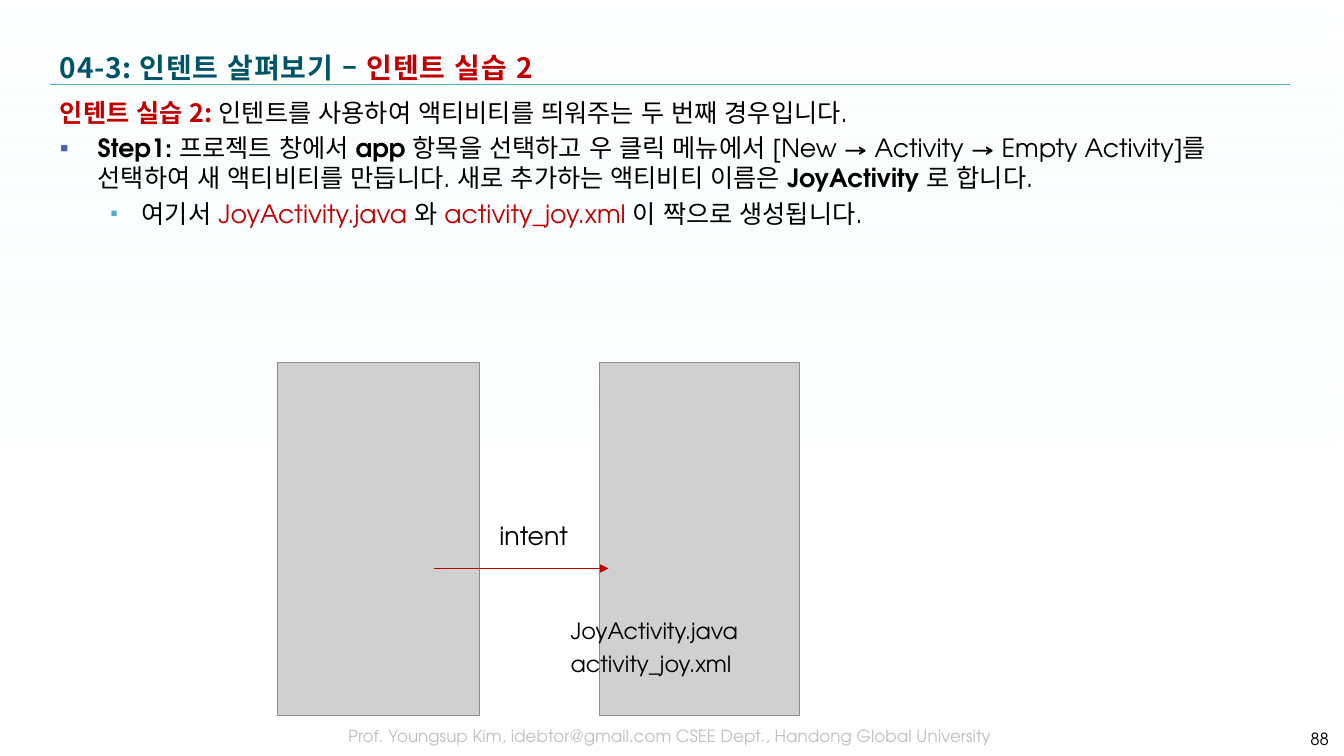
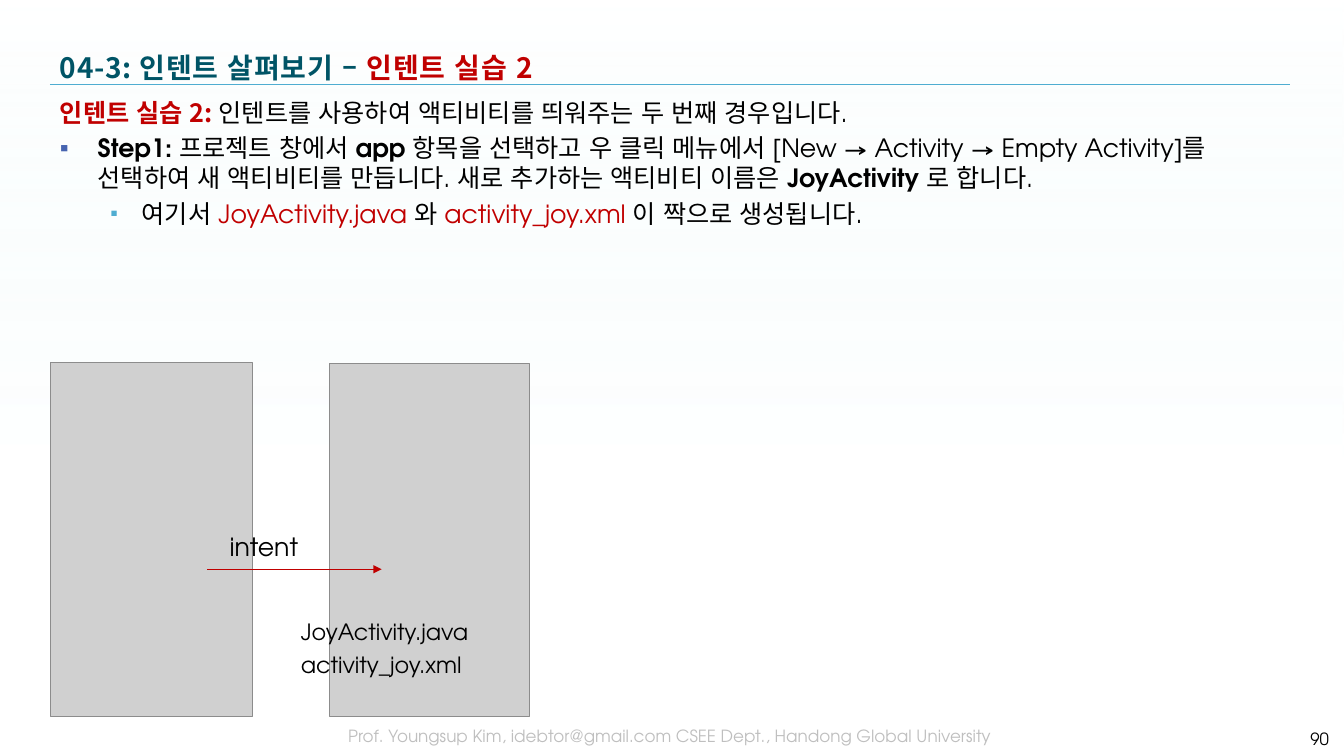
Before and after one commit to tae7841/HuStarAS, a slide deck: slide 90 of ppts/04Activity.pptx (slide 88 before the commit). Drawn at 1344x756 pixels with LibreOffice and Linux fonts; fonts in the diff are those of the drawing; grey boxes stand for pictures; background and template pictures are left out. Boxes give left, top, right and bottom in pixels: in the first picture for what was removed or moved away, otherwise in the second. Text is boxed around its words. In the diff, an @@ line names an element or a change of style, - is before the commit and + after.

```diff
--- a/ppts/04Activity.pptx
+++ b/ppts/04Activity.pptx
@@ picture: place and size @@
-picture at (278, 362, 480, 715)
+picture at (51, 363, 253, 716)
@@ text "intent" rewrapped from (499, 526, 568, 546) to (230, 530, 299, 568) @@
@@ arrow moved from (434, 569) - (609, 569) to (207, 570) - (382, 570) @@
@@ 2 texts, 1 picture: place and size @@
-2 texts, 1 picture at (571, 363, 799, 716)
+2 texts, 1 picture at (301, 363, 529, 716)
@@ page number at (1310, 732, 1329, 746): text changed @@
-88
+90
```
Also in this commit, not shown: 5 other slides changed, 3 slides added.
